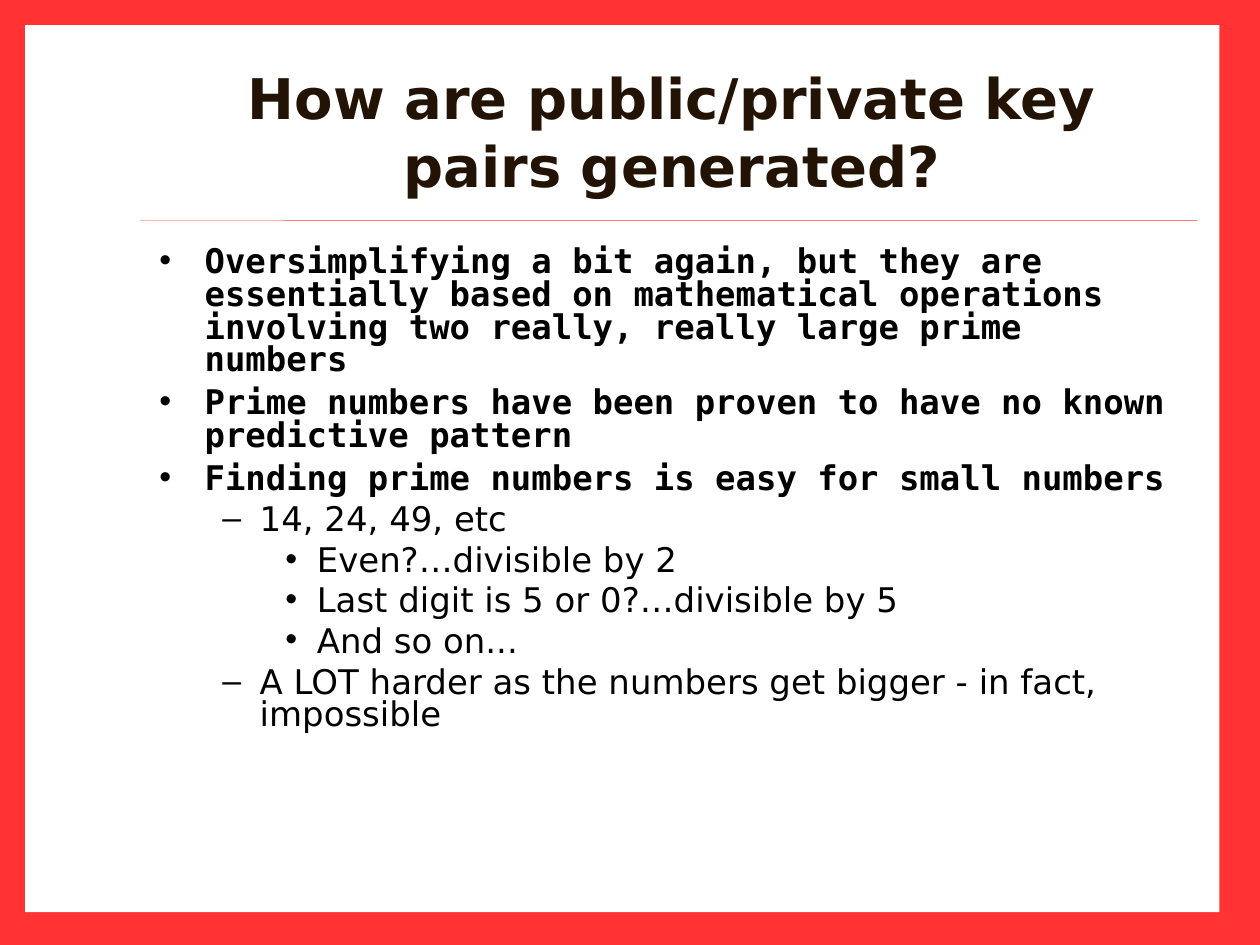
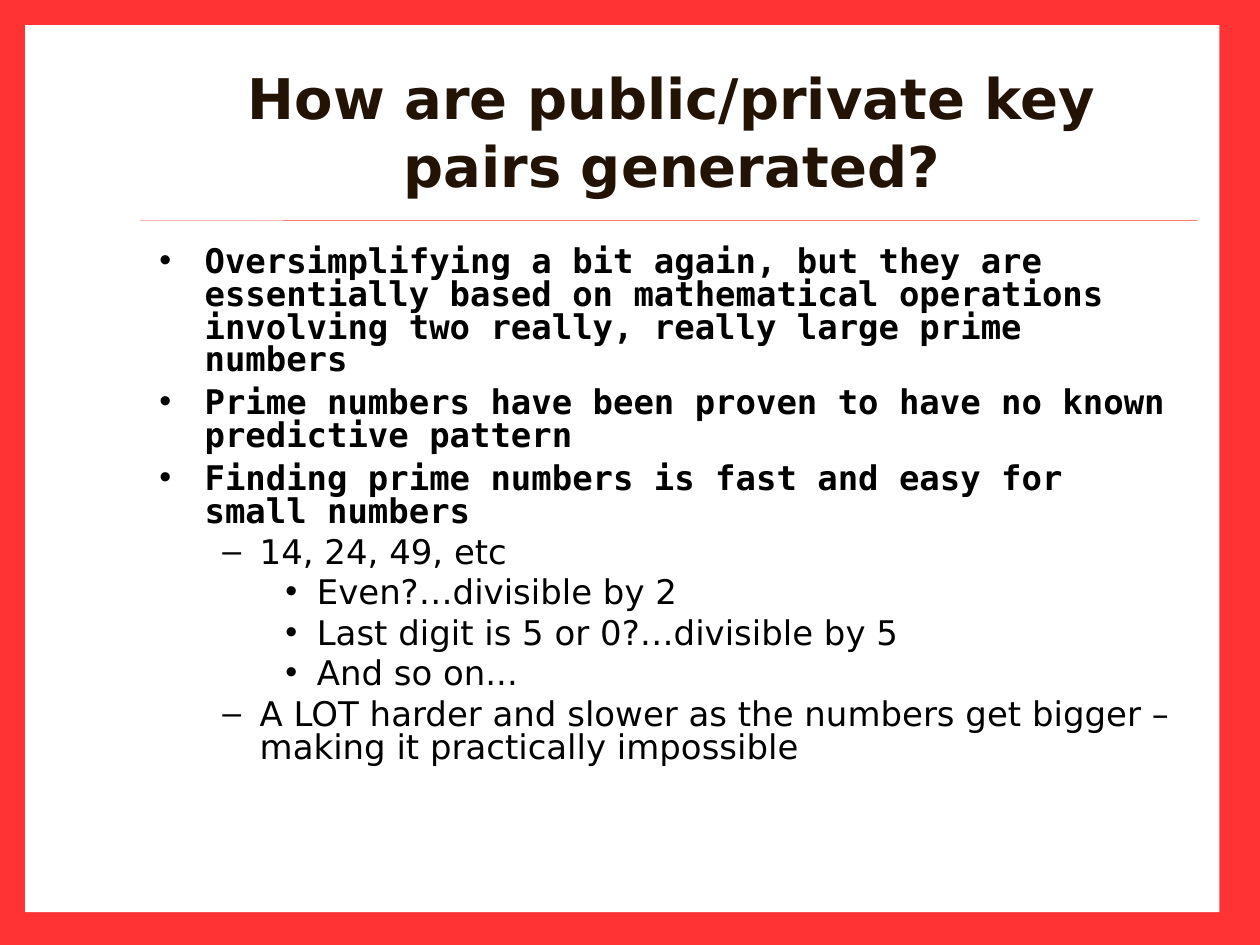
Before and after one commit to Zimbra-Community/pgp-zimlet, a slide deck: slide 12 of demo-training/PGP_0511-Barry.odp. Drawn at 1260x945 pixels with LibreOffice and Linux fonts; fonts in the diff are those of the drawing; background and template pictures are left out. Boxes give left, top, right and bottom in pixels: in the first picture for what was removed or moved away, otherwise in the second. Text is boxed around its words. In the diff, an @@ line names an element or a change of style, - is before the commit and + after.

```diff
--- a/demo-training/PGP_0511-Barry.odp
+++ b/demo-training/PGP_0511-Barry.odp
@@ text at box(205, 462, 1062, 524): text changed @@
-• Finding prime numbers is easy for small numbers
+• Finding prime numbers is fast and easy for small numbers
@@ text at box(260, 700, 1141, 766): text changed @@
-  – A LOT harder as the numbers get bigger - in fact, impossible
+  – A LOT harder and slower as the numbers get bigger – making it practically impossible
```
Also in this commit, not shown: 6 other slides changed, 2 other files.
